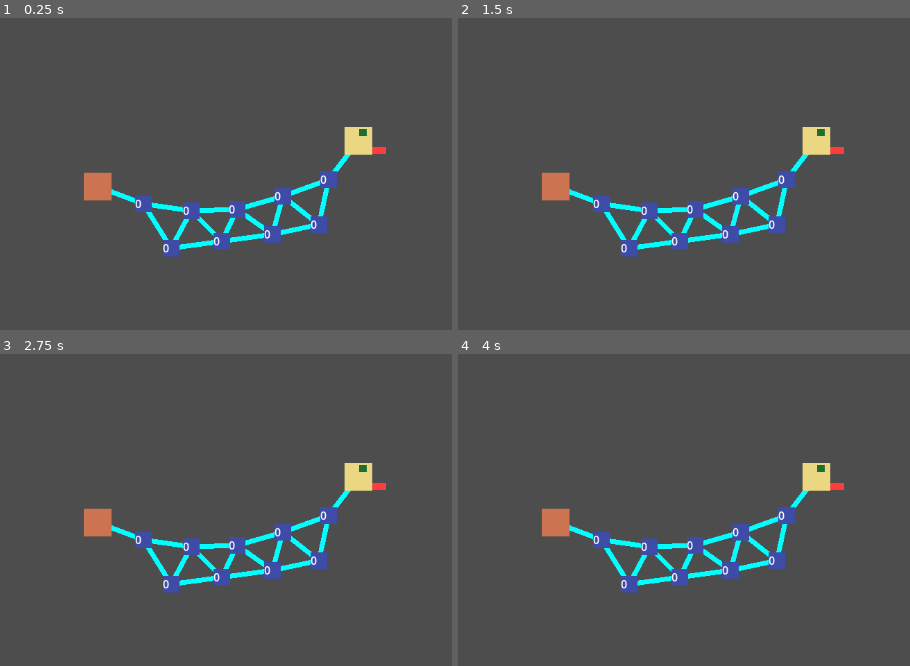
Above: before the commit, frames 1-4 (two rows, left to right).
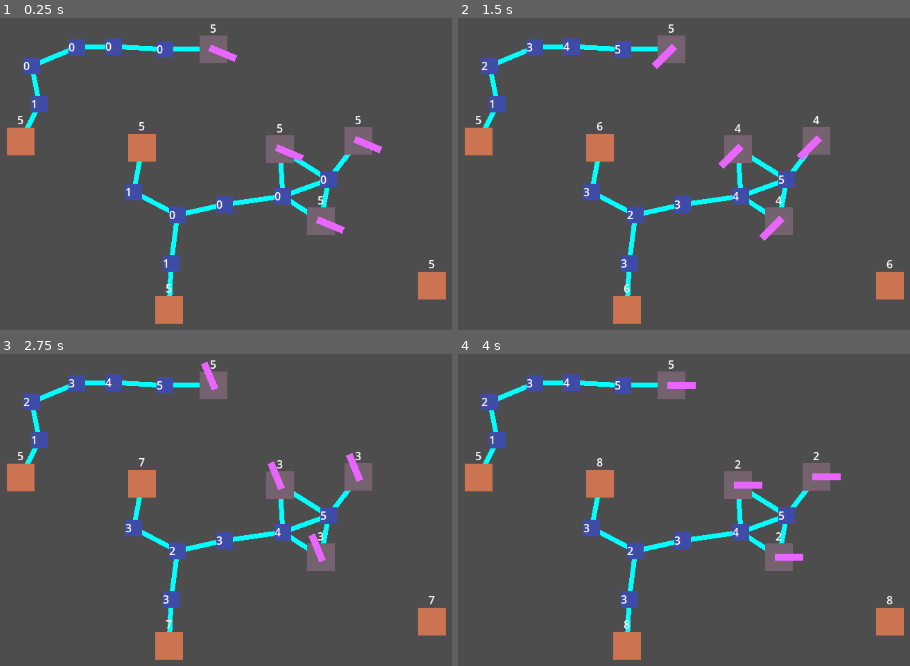
Above: after the commit, the same moments.

Repository: muffindohoah/spacegame
Game: Godot game, scene res://game_area.tscn
The game is run twice, just before and just after one commit, with the same random seed, the same clock (stepped at 60 frames per second) and the same inputs.
Inputs (mouse positions are in pixels of both pictures, inside the frame that each line leads up to):
- Up to frame 1 (0.25 s): no input
- Up to frame 2 (1.5 s): tap Enter at 0.5 s; move the mouse to (outside the picture) at 0.52 s; hold D 0.53-1.25 s; hold Shift 0.53-1.25 s; click (outside the picture) at 0.67 s; tap Space at 0.77 s; drag from (693, 233) to (810, 301) at 1.27 s
- Up to frame 3 (2.75 s): move the mouse to (outside the picture) at 2.02 s; hold D from 2.03 s (still down); hold Ctrl from 2.03 s (still down)
- Up to frame 4 (4 s): release D at 2.75 s; release Ctrl at 2.75 s; drag from (810, 637) to (693, 544) at 2.77 s; move the mouse to (outside the picture) at 3.52 s; hold A from 3.53 s (still down); hold Alt from 3.53 s (still down); tap Space at 3.77 s

The runs differ from the first frame. In frame 1, 11% of the frame differs, in the area x 1-99%, y 1-99%; in frame 2, 11%; in frame 3, 11%; in frame 4, 11%.
Error before the commit: Parse Error: Expected ":" or "=" after dictionary key. (res://gen.gd:6)

Commit message:
Request/Return system + Power Miscellanious
Finished up the Request/Return system today, also made power storing ; etc. systems for all nodes. Still have some bugs to fix 4 later boys. :thumbsup:

Diff:
--- a/Space Game 2/game_area.tscn
+++ b/Space Game 2/game_area.tscn
@@ -9,36 +9,61 @@
 script = ExtResource("1_83rih")
 
 [node name="Relay4" parent="." instance=ExtResource("1_4287h")]
-position = Vector2(-227, -3)
+position = Vector2(-245, -10)
 
 [node name="Relay7" parent="." instance=ExtResource("1_4287h")]
-position = Vector2(-293, -1)
+position = Vector2(-313, 5)
 
 [node name="Relay11" parent="." instance=ExtResource("1_4287h")]
-position = Vector2(-362, -11)
+position = Vector2(-376, -28)
+
+[node name="Relay15" parent="." instance=ExtResource("1_4287h")]
+position = Vector2(-322, 75)
 
 [node name="Relay12" parent="." instance=ExtResource("1_4287h")]
 position = Vector2(-95, -46)
 
 [node name="Relay13" parent="." instance=ExtResource("1_4287h")]
-position = Vector2(-109, 19)
+position = Vector2(-512, -155)
 
 [node name="Relay14" parent="." instance=ExtResource("1_4287h")]
 position = Vector2(-161, -22)
 
 [node name="Relay19" parent="." instance=ExtResource("1_4287h")]
-position = Vector2(-176, 33)
+position = Vector2(-523, -210)
 
 [node name="Relay21" parent="." instance=ExtResource("1_4287h")]
-position = Vector2(-322, 53)
+position = Vector2(-331, -234)
+
+[node name="Relay23" parent="." instance=ExtResource("1_4287h")]
+position = Vector2(-405, -238)
 
 [node name="Relay22" parent="." instance=ExtResource("1_4287h")]
-position = Vector2(-249, 43)
+position = Vector2(-458, -237)
 
 [node name="gen" parent="." instance=ExtResource("3_q68f6")]
-position = Vector2(-428, -36)
+position = Vector2(-364, -92)
+
+[node name="gen4" parent="." instance=ExtResource("3_q68f6")]
+position = Vector2(54, 107)
+
+[node name="gen3" parent="." instance=ExtResource("3_q68f6")]
+position = Vector2(-539, -101)
+
+[node name="gen2" parent="." instance=ExtResource("3_q68f6")]
+position = Vector2(-325, 142)
 
 [node name="turret2" parent="." instance=ExtResource("4_pvicg")]
 position = Vector2(-52, -102)
 
+[node name="turret4" parent="." instance=ExtResource("4_pvicg")]
+position = Vector2(-165, -90)
+
+[node name="turret5" parent="." instance=ExtResource("4_pvicg")]
+position = Vector2(-106, 14)
+
+[node name="turret3" parent="." instance=ExtResource("4_pvicg")]
+position = Vector2(-261, -234)
+PowerFrequency = 1.3
+
 [node name="Camera2D" type="Camera2D" parent="."]
--- a/Space Game 2/gen.gd
+++ b/Space Game 2/gen.gd
@@ -2,9 +2,13 @@
 
 var ConnectedNodes = {}
 
-var ReturnForm = {
-	To
-	"Power":
+var ProductionRate = 3
+
+var StoredPower = 5
+
+var BlankReturnForm = {
+	"To":0, #Requestee
+	"Power":0 #Requested Amount
 
 }
 
@@ -12,19 +16,28 @@
 	Utils.Suppliers.append(self)
 	updateDistances()
 
+func _physics_process(delta):
+	$Label.text = str(StoredPower)
+
 func send(data):
-	call_deferred("receiveRequest", data)
+	returnRequest(data)
 
-func receiveRequest():
-	pass
+func returnRequest(data):
+	var ReturnForm = BlankReturnForm
+	ReturnForm.To = data.From
 
-func returnRequest():
-	pass
+	if StoredPower >= data.Power:
+		StoredPower -= data.Power
+		ReturnForm.Power = data.Power
+	else:
+		return
+
+	data.From.receive(ReturnForm)
 
 func updateDistances():
 	for i in ConnectedNodes.size():
-		ConnectedNodes[i].setDistanceFrom([self], 0)
-		print("chatty")
+		if ConnectedNodes[i].has_method("setDistanceFrom"):
+			ConnectedNodes[i].setDistanceFrom([self], 0)
 
 func connectNode(node):
 	print("gen connected to")
@@ -47,3 +60,7 @@
 
 func _on_timer_timeout():
 	updateDistances()
+
+
+func _on_generate_power_timeout():
+	StoredPower += 1
--- a/Space Game 2/gen.tscn
+++ b/Space Game 2/gen.tscn
@@ -31,11 +31,23 @@
 shape = SubResource("CircleShape2D_aughg")
 
 [node name="Timer" type="Timer" parent="."]
+wait_time = 0.278
 one_shot = true
 autostart = true
 
+[node name="generatePower" type="Timer" parent="."]
+autostart = true
+
+[node name="Label" type="Label" parent="."]
+offset_left = -5.0
+offset_top = -43.0
+offset_right = 35.0
+offset_bottom = -20.0
+text = "0"
+
 [connection signal="area_entered" from="Connector" to="." method="_on_connector_area_entered"]
 [connection signal="timeout" from="Timer" to="." method="_on_timer_timeout"]
+[connection signal="timeout" from="generatePower" to="." method="_on_generate_power_timeout"]
 
 [editable path="Connector"]
 [editable path="Collision"]
--- a/Space Game 2/relay.gd
+++ b/Space Game 2/relay.gd
@@ -1,7 +1,7 @@
 extends Node2D
 
 var ConnectedNodes = {}
-var Distances = {"power":[]}
+var Distances = {"Power":9}
 
 @onready var DetectionArea = $Connector
 @onready var DetectionAreaShape = $Connector/CollisionShape2D
@@ -15,7 +15,6 @@
 	DetectionAreaShape.shape.radius = DetectionRadius
 
 func connectNode(node):
-
 
 	var WireScene = load("res://wire.tscn").instantiate()
 	WireScene.WiredFrom = self
@@ -38,9 +37,11 @@
 	var distanceFrom = distance + 1
 	$Label.text = str(distanceFrom)
 	#cache the distance between you and the from
+	print(fromlog[0])
+
 	if fromlog[0].is_in_group("power"):
 
-		Distances["power"].append(distanceFrom)
+		Distances.Power = distanceFrom
 
 	var senders = fromlog
 	senders.append(self)
@@ -74,12 +75,43 @@
 
 
 func send(data):
-	for i in ConnectedNodes.is_in_group("relay"):
-		if data.To == "Power":
-			for j in ConnectedNodes[i].Distances.Power.size():
-				var possibleRelays = ConnectedNodes[i].Distances.Power
-				possibleRelays.sort()
-				relaySend(possibleRelays.front(), data)
+
+	var possibleRelays = {}
+
+	for i in ConnectedNodes.size():
+		if ConnectedNodes[i].is_in_group("relay"):
+			if data.To == "Power":
+
+
+
+				if ConnectedNodes[i].Distances.Power < self.Distances.Power:
+
+					possibleRelays[ConnectedNodes[i].Distances.Power] = []
+					possibleRelays[ConnectedNodes[i].Distances.Power].append([ConnectedNodes[i]])
+
+
+
+
+		if ConnectedNodes[i].is_in_group("power"):
+			if ConnectedNodes[i].StoredPower >= data.Power:
+				relaySend(ConnectedNodes[i], data)
+				print("send to mama", data.From)
+				return
+
+	var closestRelay
+
+	for j in possibleRelays.values():
+		closestRelay = 100
+		var sortableRelays = possibleRelays.values()
+		sortableRelays.sort()
+
+		closestRelay = sortableRelays.front()
+
+
+	#for j in possibleRelays[closestRelay].values():
+	if closestRelay != null:
+		relaySend(closestRelay[0][0], data)
+
 
 
 func relaySend(to, data):
--- a/Space Game 2/turret.gd
+++ b/Space Game 2/turret.gd
@@ -1,31 +1,53 @@
 extends Node2D
 
+var StoredPower = 5
+var PowerThreshold = 1
 var Powered = 0
+
+@export var PowerFrequency : float = 1
 
 var ConnectedNodes = {}
 
 var RequestForm = {
+	"From":self,
 	"To":"Power",
 	"Power":1
 	}
 
 func _ready():
+
+	$PowerTimer.wait_time = PowerFrequency
+
 	Utils.Demanders.append(self)
 
 func _physics_process(delta):
-	if Powered:
-		$ColorRect.color.b += 1
+	$Label.text = str(StoredPower)
 
-func getPower():
-	if request():
+	if StoredPower >= PowerThreshold:
 		Powered = 1
 	else:
 		Powered = 0
+
+	if Powered:
+		$Pivot/barrel.color.b += 1
+		$Pivot.rotation_degrees += 1.5
+
+func getPower():
+
+	request()
+	print("need power")
+	StoredPower -= 1
+
+
+func receive(data):
+	print("Received Power")
+	StoredPower += data.Power
 
 func request():
 	for i in ConnectedNodes.size():
 		if ConnectedNodes[i].is_in_group("relay"):
 			ConnectedNodes[i].send(RequestForm)
+			return
 
 func connectNode(node):
 	print("turret connected to")
@@ -43,3 +65,7 @@
 	var prospectiveNode = area.get_parent()
 	if area.is_in_group("collider") && area.get_parent() != self:
 		connectNode(prospectiveNode)
+
+
+func _on_power_timer_timeout():
+	getPower()
--- a/Space Game 2/turret.tscn
+++ b/Space Game 2/turret.tscn
@@ -13,39 +13,44 @@
 [node name="turret" type="Node2D"]
 script = ExtResource("1_6281m")
 
+[node name="Label" type="Label" parent="."]
+offset_left = -5.0
+offset_top = -42.0
+offset_right = 63.0
+offset_bottom = -19.0
+text = "1"
+
 [node name="Connector" parent="." instance=ExtResource("1_ikl35")]
 
 [node name="CollisionShape2D" parent="Connector" index="0"]
 shape = SubResource("CircleShape2D_xvxp4")
-
-[node name="ColorRect" type="ColorRect" parent="."]
-offset_left = -20.0
-offset_top = -20.0
-offset_right = 20.0
-offset_bottom = 20.0
-color = Color(0.92, 0.8372, 0.506, 1)
 
 [node name="Collision" parent="." instance=ExtResource("2_iccs0")]
 
 [node name="CollisionShape2D" parent="Collision" index="0"]
 shape = SubResource("CircleShape2D_ogpxy")
 
-[node name="ColorRect3" type="ColorRect" parent="."]
-z_index = -1
-offset_left = 18.0
-offset_top = 9.0
-offset_right = 40.0
-offset_bottom = 19.0
-color = Color(1, 0.23, 0.23, 1)
+[node name="PowerTimer" type="Timer" parent="."]
+autostart = true
 
-[node name="ColorRect2" type="ColorRect" parent="."]
-offset_left = 1.0
-offset_top = -17.0
-offset_right = 12.0
-offset_bottom = -7.0
-color = Color(0.1118, 0.43, 0.196653, 1)
+[node name="base" type="ColorRect" parent="."]
+offset_left = -20.0
+offset_top = -20.0
+offset_right = 20.0
+offset_bottom = 20.0
+color = Color(0.46, 0.3864, 0.435467, 1)
+
+[node name="Pivot" type="Node2D" parent="."]
+
+[node name="barrel" type="ColorRect" parent="Pivot"]
+offset_left = -6.0
+offset_top = -5.0
+offset_right = 35.0
+offset_bottom = 5.0
+color = Color(0.91, 0.4004, 0.408893, 1)
 
 [connection signal="area_entered" from="Connector" to="." method="_on_connector_area_entered"]
+[connection signal="timeout" from="PowerTimer" to="." method="_on_power_timer_timeout"]
 
 [editable path="Connector"]
 [editable path="Collision"]
